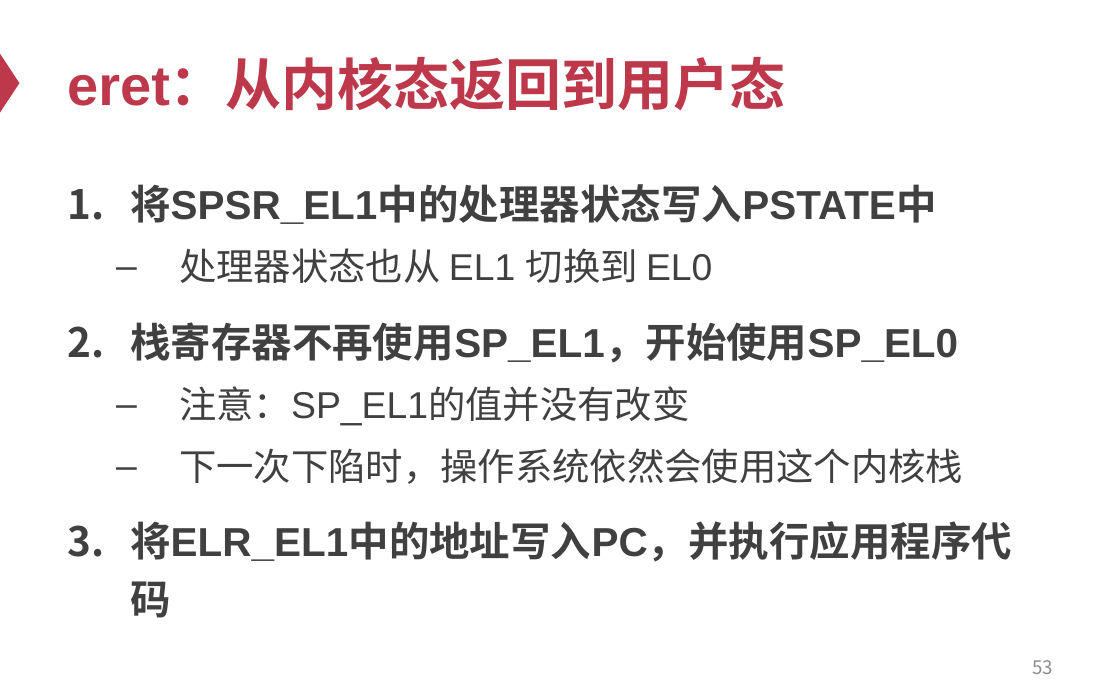
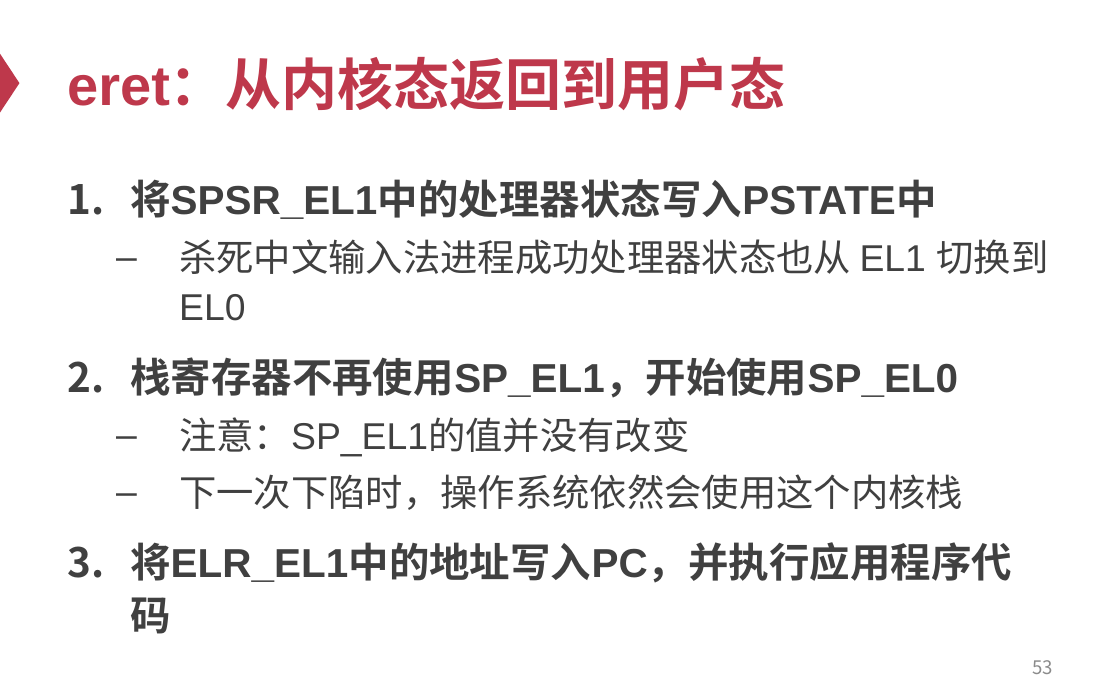
Before and after one commit to huskydoge/CS3601-OS-2023, a slide deck: slide 53 of lectures/OS-03 system-isa.pptx. Drawn at 1120x700 pixels with LibreOffice and Linux fonts; fonts in the diff are those of the drawing. Boxes give left, top, right and bottom in pixels: in the first picture for what was removed or moved away, otherwise in the second. Text is boxed around its words. In the diff, an @@ line names an element or a change of style, - is before the commit and + after.

```diff
--- a/lectures/OS-03 system-isa.pptx
+++ b/lectures/OS-03 system-isa.pptx
@@ text at <box>130,179,1012,634</box>: line spacing 1.2 to 1.1 @@
@@ text at <box>179,239,1048,321</box>: text changed @@
-  – 处理器状态也从 EL1 切换到 EL0
+  – 杀死中文输入法进程成功处理器状态也从 EL1 切换到 EL0
```
Also in this commit, not shown: 3 other slides changed, 12 other files.
